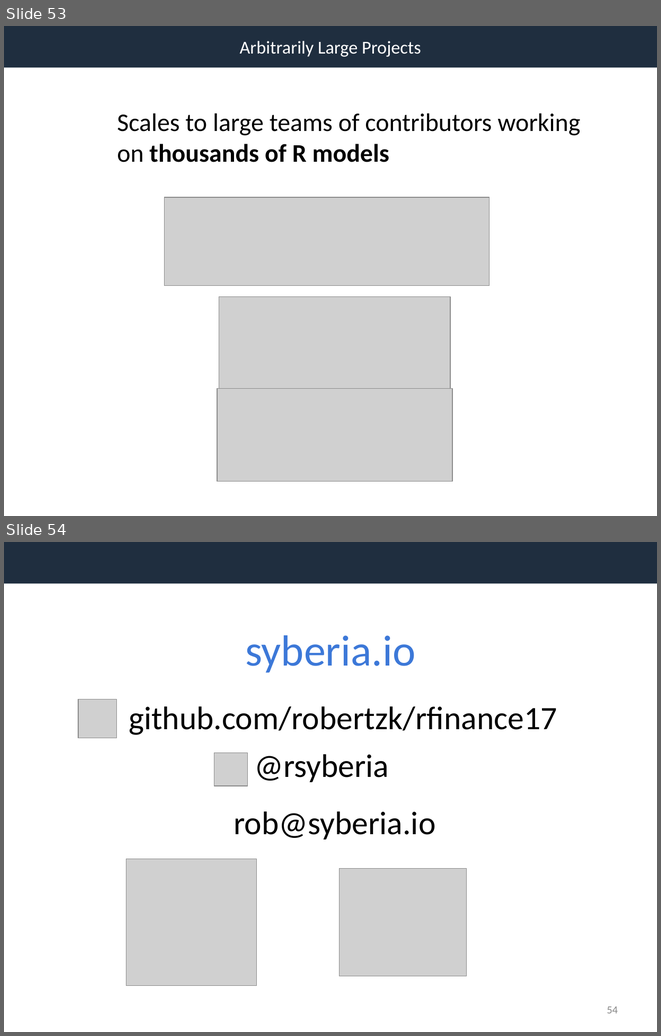
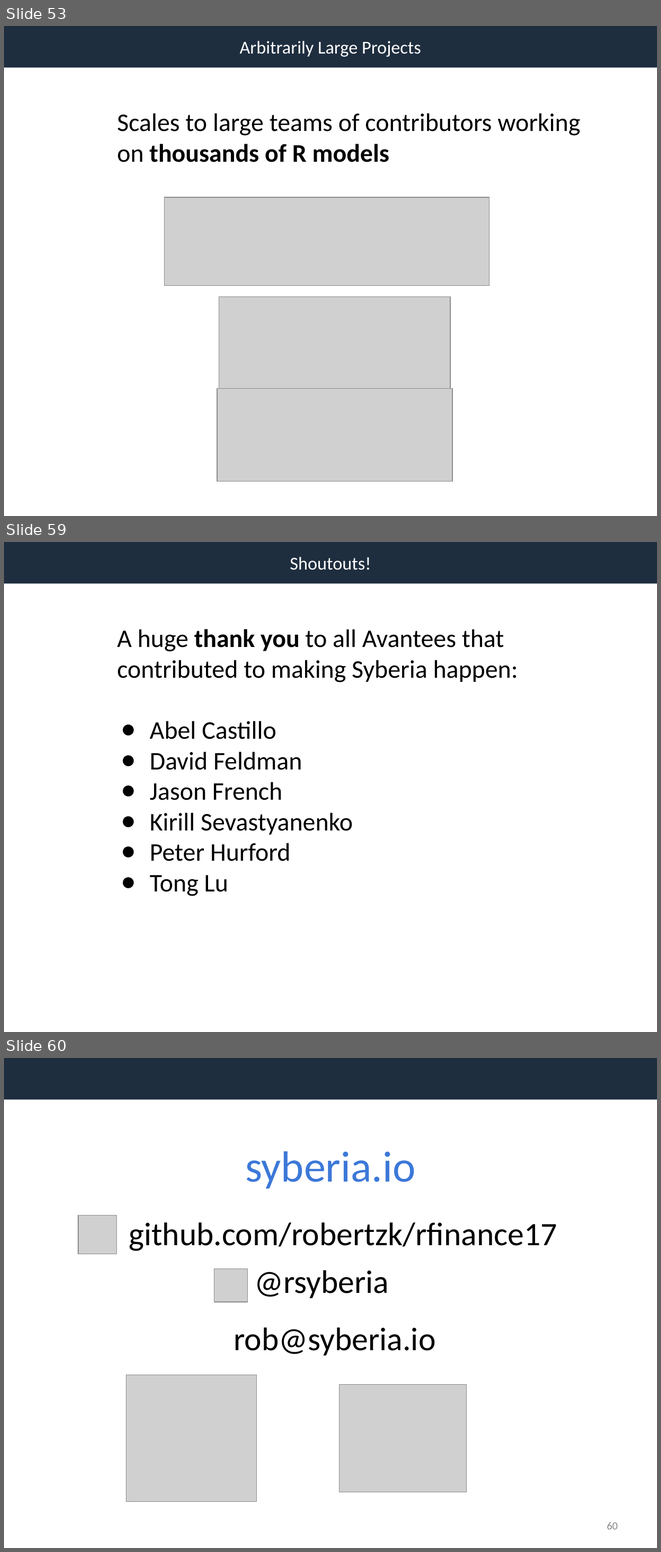
Before and after one commit to robertzk/rfinance17, a slide deck: syberia_slides.pptx. Shown one above the other, each under a label of ours: slides 53 and 54 before the commit, slides 53, 59 and 60 after it; the slides between them are not shown. The pictures are 661x1036 and 661x1552 pixels, drawn with LibreOffice and Linux fonts; fonts in the diff are those of the drawing; grey boxes stand for pictures. Boxes give left, top, right and bottom in pixels: in the first picture for what was removed or moved away, otherwise in the second. Text is boxed around its words. In the diff, an @@ line names an element or a change of style, - is before the commit and + after.

```diff
--- a/syberia_slides.pptx
+++ b/syberia_slides.pptx
@@ slide 59 added at bbox=[4, 542, 657, 1032], background #FFFFFF; not listed: 1 template element that a slide beside it also shows @@
@@ text added at bbox=[290, 557, 371, 570], 20 pt, text #FFFFFF @@
+Shoutouts!
@@ text added at bbox=[117, 629, 518, 896], 28 pt, text #000000 @@
+A huge thank you to all Avantees that contributed to making Syberia happen:
+● Abel Castillo
+● David Feldman
+● Jason French
+● Kirill Sevastyanenko
+● Peter Hurford
+● Tong Lu
@@ what was slide 54 is now slide 60 @@
@@ page number at bbox=[607, 1522, 618, 1529]: text changed @@
-54
+60
```
Also in this commit, not shown: 5 other slides added, 1 other file.
